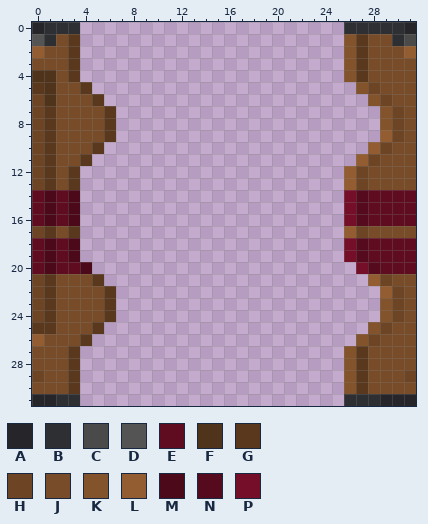
One commit to this pixel-art sprite: Resources/Textures/DeltaV/Structures/Doors/Airlocks/Standard/justice.rsi/open.png. The first picture shows the starting point.
The file is 32x32 pixels. Pixels under 10% opacity are left out. Colours within 5 levels of each other are drawn and written as one.
Palette (. is transparent): A #25252a  B #2e2f33  C #4a4a4b  D #545454  E #5f0b20  F #50331b  G #59381e  H #6d4525  J #784c28  K #83532c  L #935d31  M #4c091a  N #550a1d  P #750e28
Pixels before, first column x 0:
 0 ABBB......................BBBBBA
 1 DBJG......................KGJJBC
 2 LJJG......................KGJJJL
 3 JJJG......................KGJJJJ
 4 FFJG......................KGJJJJ
 5 GFJJG......................KHJJJ
 6 HFJJJG......................KHJJ
 7 HGJJJJG......................KHJ
 8 HGJJJJG......................KHJ
 9 HGJJJJG......................LHJ
10 HGJJJG......................LHJJ
11 HGJJG......................LHJJJ
12 HGJG......................LHJJJJ
13 HGJG......................LHJJJJ
14 EMEM......................PNEEEE
15 EMEM......................PNEEEE
16 EMEM......................PNEEEE
17 HGJG......................LHJJJJ
18 EMEM......................PNEEEE
19 EMEM......................PNEEEE
20 EMEEM......................PNEEE
21 HGJJJG......................LHJJ
22 HGJJJJG......................LHJ
23 HGJJJJG......................KHJ
24 HGJJJJG......................KHJ
25 GGJJJG......................KHJJ
26 LJJJG......................KHJJJ
27 JJJG......................KGJJJJ
28 JJJG......................KGJJJJ
29 HJJG......................KGJJJH
30 JJJG......................KGJJJJ
31 AABB......................BBBAAA
Now the later version:
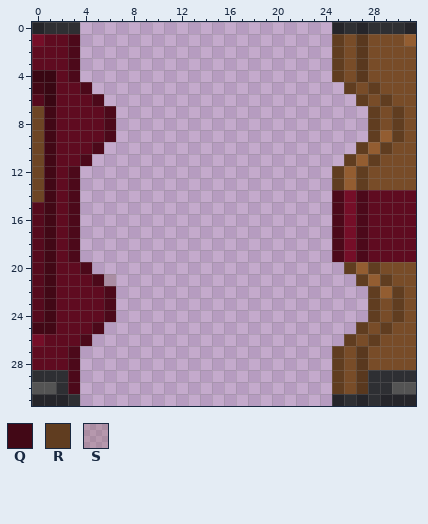
Colours new in this view: Q #420816  R #603d20  S #784c2830
Edits made:
colour F: #50331b -> #390713
Changed rows in their new state; - is a pixel that keeps its letter.
first column x 0:
 0 -------------------------A-A----
 1 PEEM---------------------RJ---JL
 2 EEEM---------------------RJ----J
 3 EEEM---------------------RJ-----
 4 --EM---------------------RJ-----
 5 Q-EEM---------------------RJR---
 6 N-EEEM---------------------RJR--
 7 -QEEEEM---------------------RJR-
 8 -QEEEEM---------------------RJR-
 9 -QEEEEM---------------------R-R-
10 -QEEEM---------------------R-R--
11 -QEEM---------------------R-R---
12 -QEM---------------------R-R----
13 -QEM---------------------R-R----
14 HQ-----------------------M-M----
15 NQ-----------------------M-M----
16 NQ-----------------------M-M----
17 NQEM---------------------MPMEEEE
18 NQ-----------------------M-M----
19 NQ-----------------------M-M----
20 NQ------------------------RLRJJJ
21 NQEEEMS--------------------R-R--
22 NQEEEEM---------------------R-R-
23 NQEEEEM---------------------RJR-
24 NQEEEEM---------------------RJR-
25 QQEEEM---------------------RJR--
26 PEEEM---------------------RJR---
27 EEEM---------------------RJ-----
28 EEEM---------------------RJ-----
29 BBBM---------------------RJ-BBBB
30 DDBM---------------------RJ-BBDD
31 --A----------------------A-A----
Pixel boxes of the changes (left, top, right, bottom) in both pictures:
changed: (332, 22, 416, 406)
changed: (32, 34, 116, 406)
